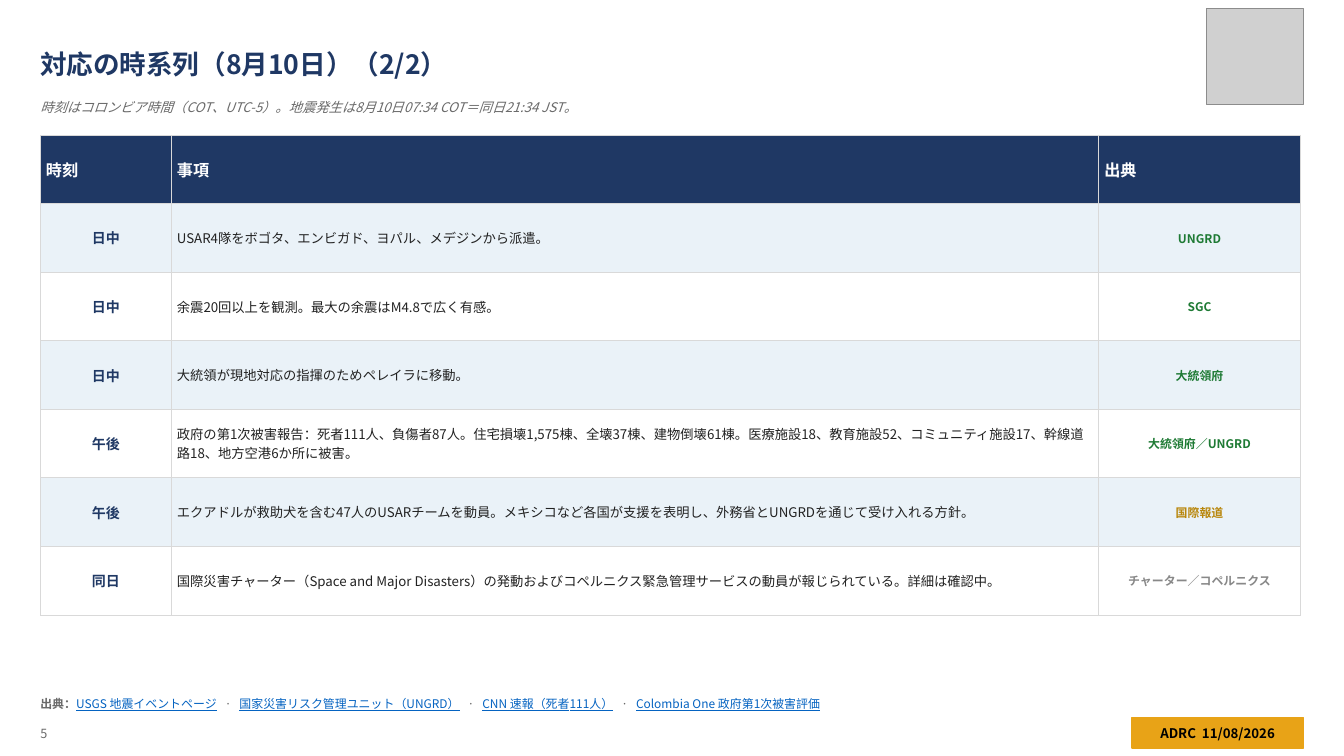
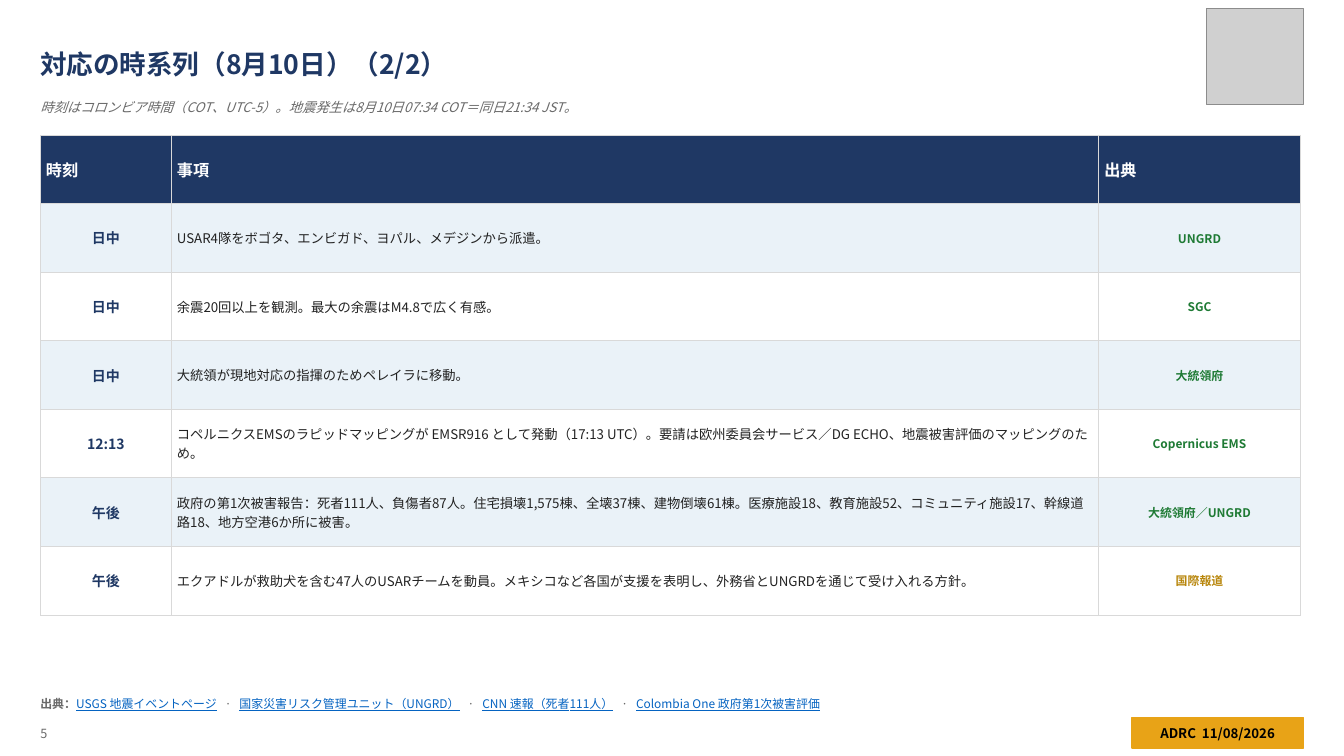
Before and after one commit to kochobi-max/whatsmap, a slide deck: slide 5 of reports/colombia_eq_20260810/output/ADRC_EQ_COL_Choco_20260810_JA.pptx. Drawn at 1344x756 pixels with LibreOffice and Linux fonts; fonts in the diff are those of the drawing; grey boxes stand for pictures. Boxes give left, top, right and bottom in pixels: in the first picture for what was removed or moved away, otherwise in the second. Text is boxed around its words. In the diff, an @@ line names an element or a change of style, - is before the commit and + after.

```diff
--- a/reports/colombia_eq_20260810/output/ADRC_EQ_COL_Choco_20260810_JA.pptx
+++ b/reports/colombia_eq_20260810/output/ADRC_EQ_COL_Choco_20260810_JA.pptx
@@ table at <box>40,135,1301,593</box> @@
+row 5: 12:13 | コペルニクスEMSのラピッドマッピングが EMSR916 として発動（17:13 UTC）。要請は欧州委員会サービス／DG ECHO、地震被害評価のマッピングのため。 | Copernicus EMS
-row 7: 同日 | 国際災害チャーター（Space and Major Disasters）の発動およびコペルニクス緊急管理サービスの動員が報じられている。詳細は確認中。 | チャーター／コペルニクス
```
Also in this commit, not shown: 3 other slides changed, 7 other files.
